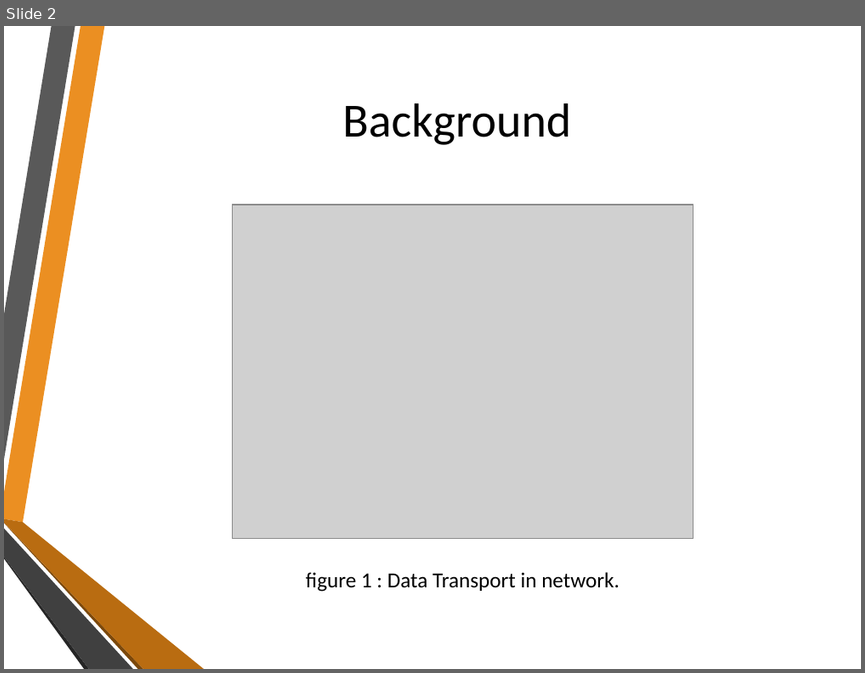
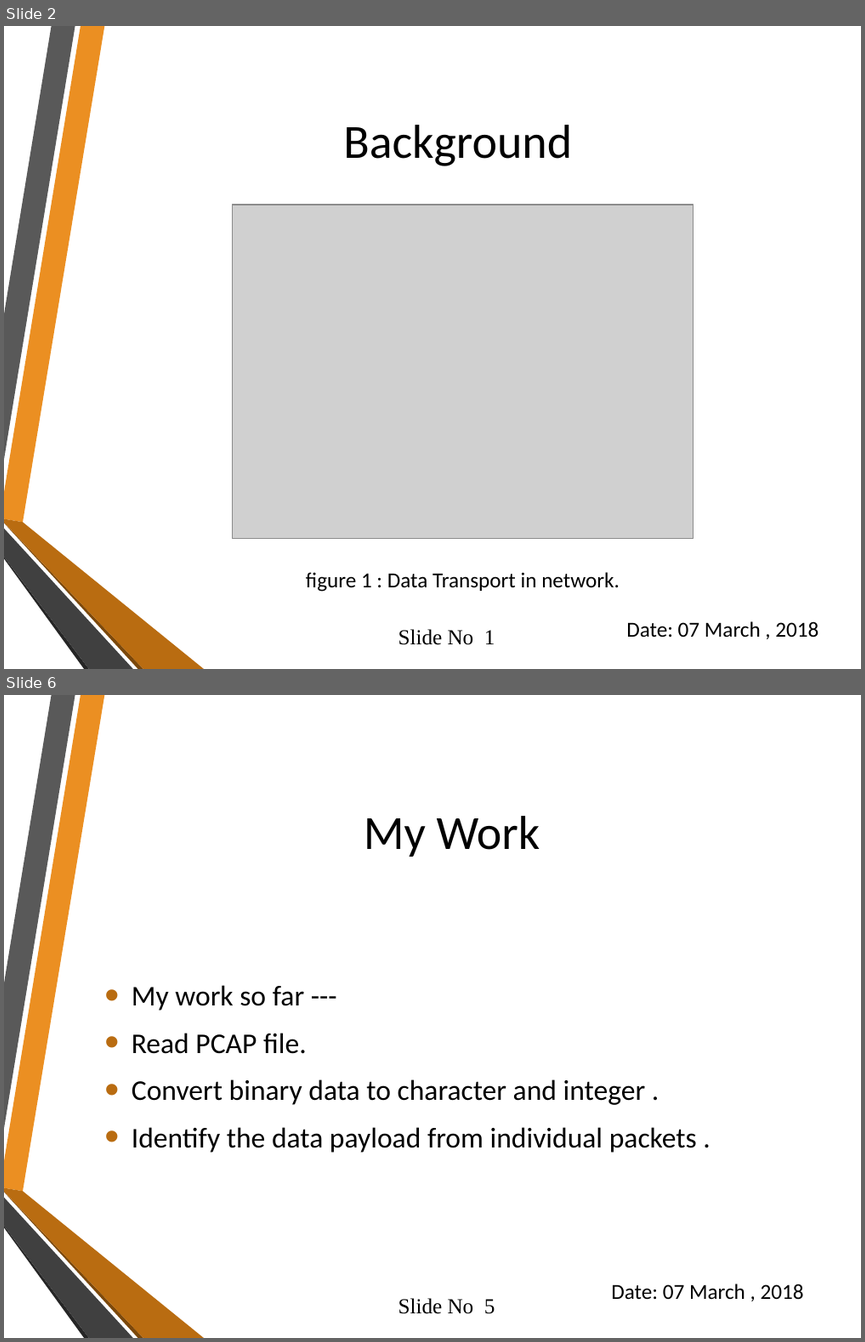
Before and after one commit to PritomKumar/SPLproject-1, a slide deck: Extracting Text File From Downloaded Packet File.pptx. Shown one above the other, each under a label of ours: slide 2 before the commit, slides 2 and 6 after it; the slides between them are not shown. The pictures are 865x673 and 865x1342 pixels, drawn with LibreOffice and Linux fonts; fonts in the diff are those of the drawing; grey boxes stand for pictures; background and template pictures are left out. Boxes give left, top, right and bottom in pixels: in the first picture for what was removed or moved away, otherwise in the second. Text is boxed around its words. In the diff, an @@ line names an element or a change of style, - is before the commit and + after.

```diff
--- a/Extracting Text File From Downloaded Packet File.pptx
+++ b/Extracting Text File From Downloaded Packet File.pptx
@@ slide 6 added at [4, 695, 861, 1338], background picture (left out); not listed: 6 template elements that a slide beside it also shows @@
@@ title added at [364, 816, 540, 857], 40 pt, text #000000 @@
+My Work
@@ text added at [132, 985, 697, 1152], 24 pt, text #000000 @@
+• My work so far ---
+• Read PCAP file.
+• Convert binary data to character and integer .
+• Identify the data payload from individual packets .
@@ text added at [398, 1298, 495, 1314], 18 pt, text #000000 @@
+Slide No 5
@@ text added at [611, 1283, 804, 1299], 18 pt, text #000000 @@
+Date: 07 March , 2018
@@ slide 2 changed as well @@
@@ title "Background": place and size @@
-title "Background" at [342, 103, 571, 145]
+title "Background" at [343, 125, 572, 166]
@@ text added at [398, 629, 495, 645], 18 pt, text #000000 @@
+Slide No 1
@@ text added at [626, 621, 818, 636], 18 pt, text #000000 @@
+Date: 07 March , 2018
```
Also in this commit, not shown: 1 other slide changed, 7 other slides added, 4 slides removed, 5 other files.
